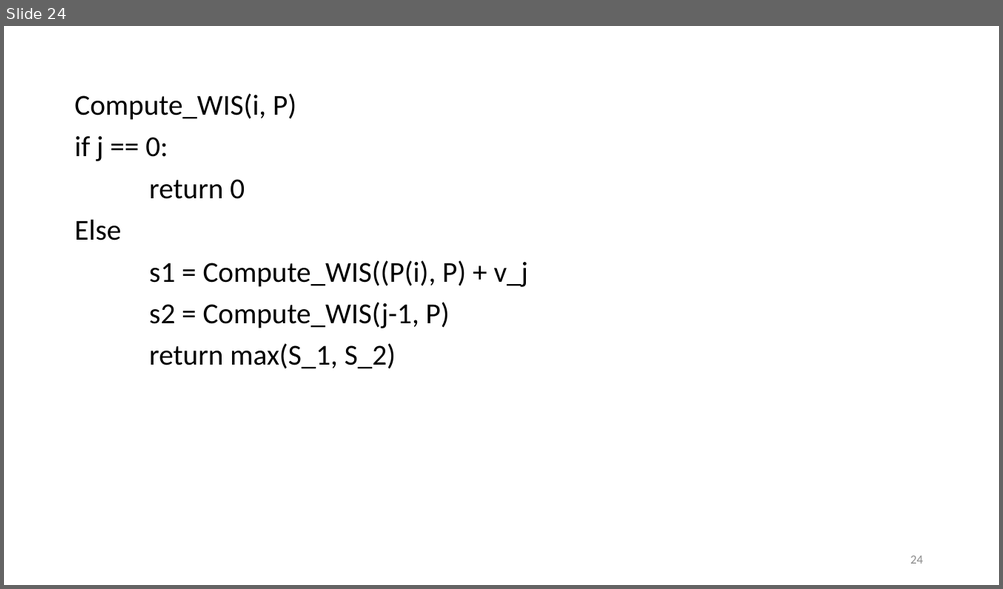
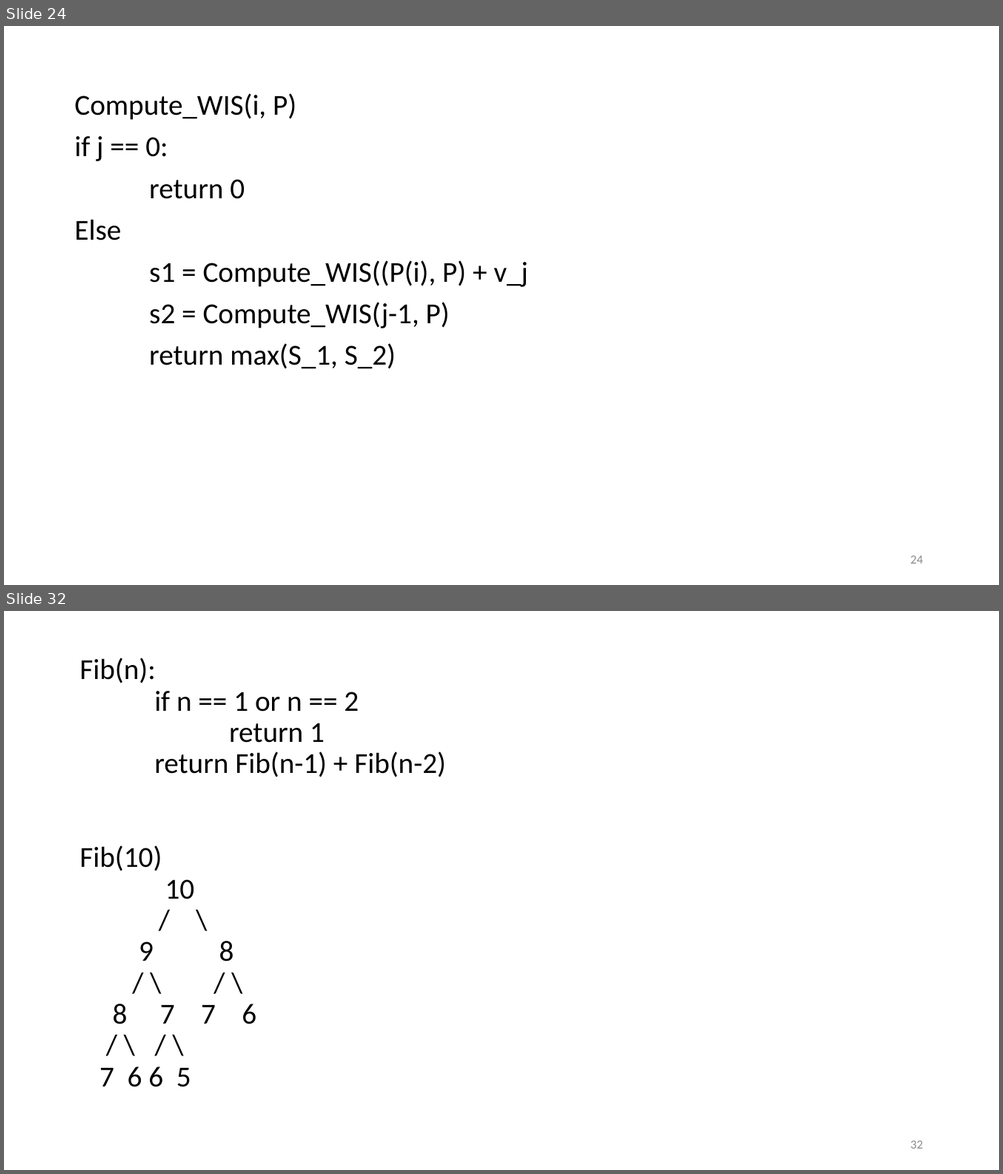
Before and after one commit to jonathonyan/CSC373, a slide deck: Week3/Week 3.pptx. Shown one above the other, each under a label of ours: slide 24 before the commit, slides 24 and 32 after it; the slides between them are not shown. The pictures are 1003x589 and 1003x1174 pixels, drawn with LibreOffice and Linux fonts; fonts in the diff are those of the drawing. Boxes give left, top, right and bottom in pixels: in the first picture for what was removed or moved away, otherwise in the second. Text is boxed around its words. In the diff, an @@ line names an element or a change of style, - is before the commit and + after.

```diff
--- a/Week3/Week 3.pptx
+++ b/Week3/Week 3.pptx
@@ slide 32 added at <box>4,611,999,1170</box>, background #FFFFFF @@
@@ text added at <box>79,658,446,1088</box>, 28 pt, text #000000 @@
+Fib(n):
+if n == 1 or n == 2
+return 1
+return Fib(n-1) + Fib(n-2)
+Fib(10)
+10
+/ \
+9 8
+/ \ / \
+8 7 7 6
+/ \ / \
+7 6 6 5
@@ page number added at <box>910,1141,922,1149</box>, 12 pt, text #8C8C8C @@
+32
```
Also in this commit, not shown: 1 slide changed, 6 other slides added, 1 other file.
